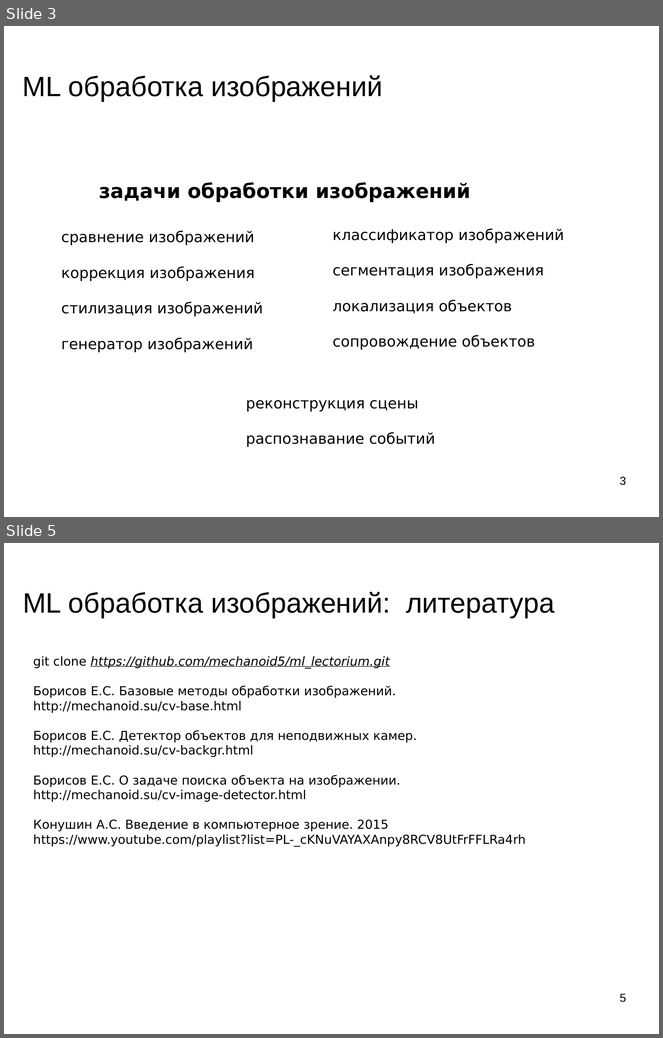
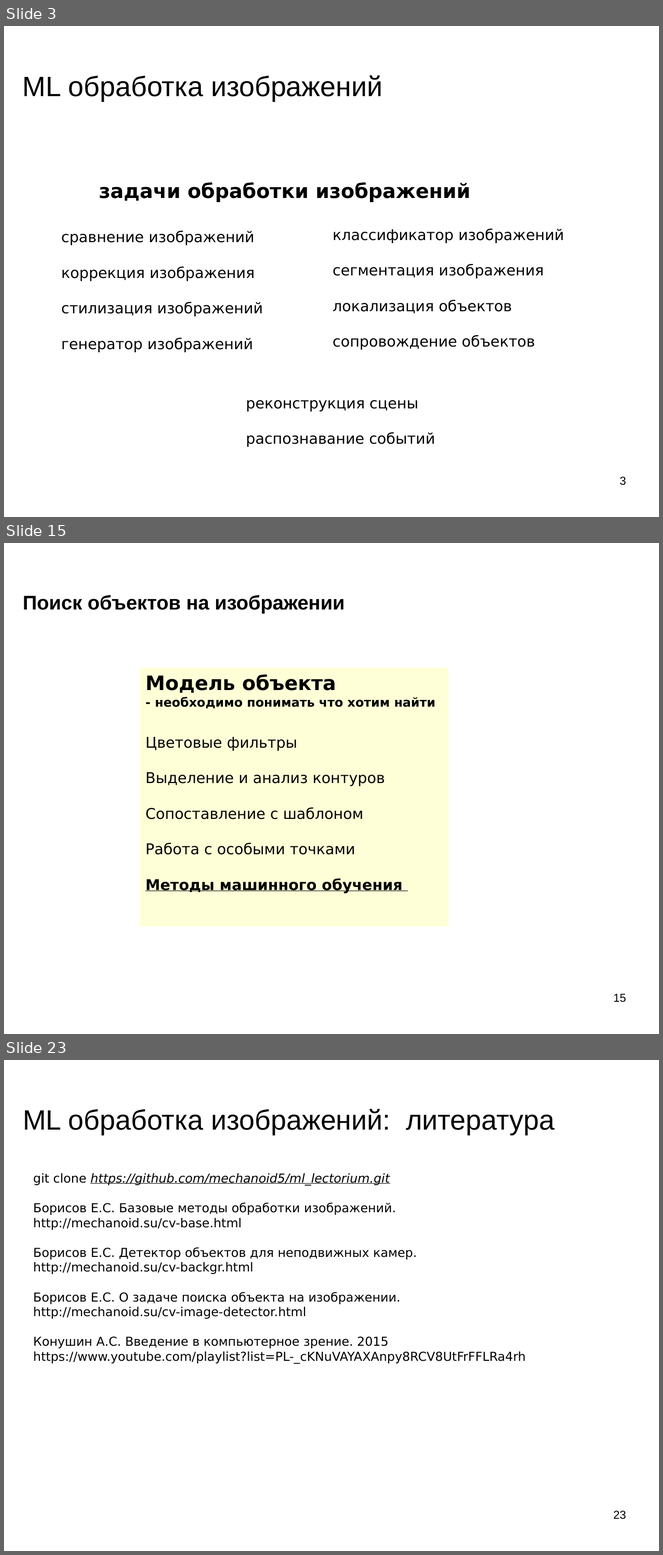
Before and after one commit to mechanoid5/ml_lectorium_2023_I, a slide deck: 20-img-proc.odp. Shown one above the other, each under a label of ours: slides 3 and 5 before the commit, slides 3, 15 and 23 after it; the slides between them are not shown. The pictures are 663x1038 and 663x1555 pixels, drawn with LibreOffice and Linux fonts; fonts in the diff are those of the drawing; background and template pictures are left out. Boxes give left, top, right and bottom in pixels: in the first picture for what was removed or moved away, otherwise in the second. Text is boxed around its words. In the diff, an @@ line names an element or a change of style, - is before the commit and + after.

```diff
--- a/20-img-proc.odp
+++ b/20-img-proc.odp
@@ slide 15 added at (4,543,659,1034), background picture (left out) @@
@@ title added at (23,595,345,614), 24 pt, text #000000, bold @@
+Поиск объектов на изображении
@@ rectangle added at (140,668,449,927), fill #FFFFD7, 18 pt, text #000000 @@
+Модель объекта
+- необходимо понимать что хотим найти
+Цветовые фильтры
+Выделение и анализ контуров
+Сопоставление с шаблоном
+Работа с особыми точками
+Методы машинного обучения
@@ page number added at (613,994,626,1003), 14 pt, text #000000 @@
+15
@@ what was slide 5 is now slide 23 @@
@@ page number at (613,1511,626,1520): text changed @@
-5
+23
```
Also in this commit, not shown: 1 slide changed, 17 other slides added, 47 other files.
